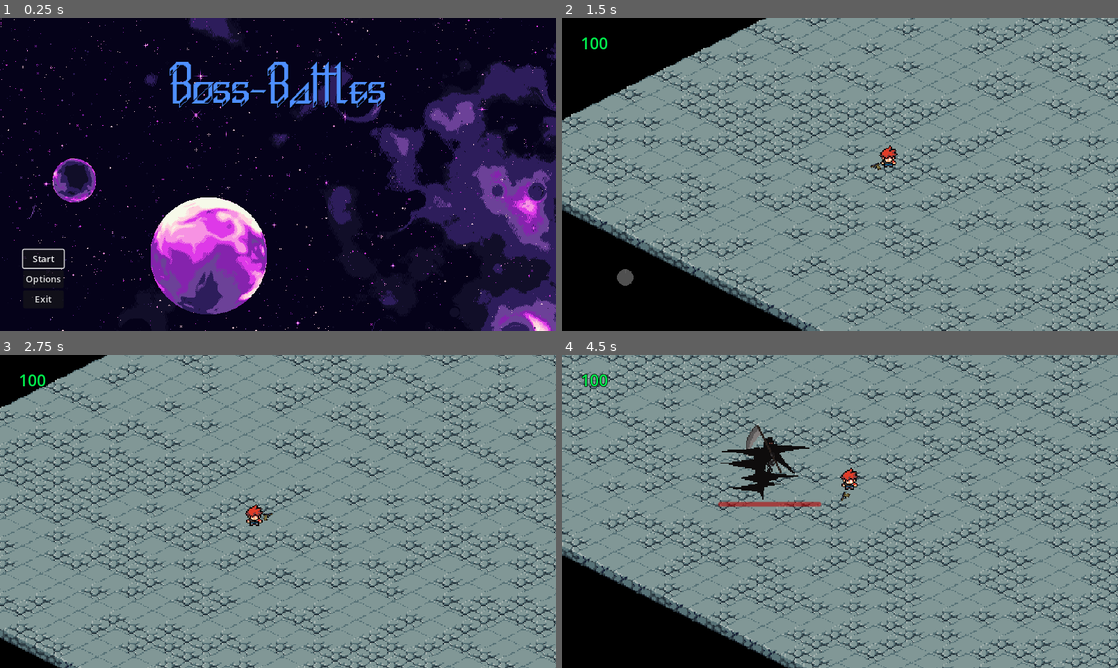
Above: before the commit, frames 1-4 (two rows, left to right).
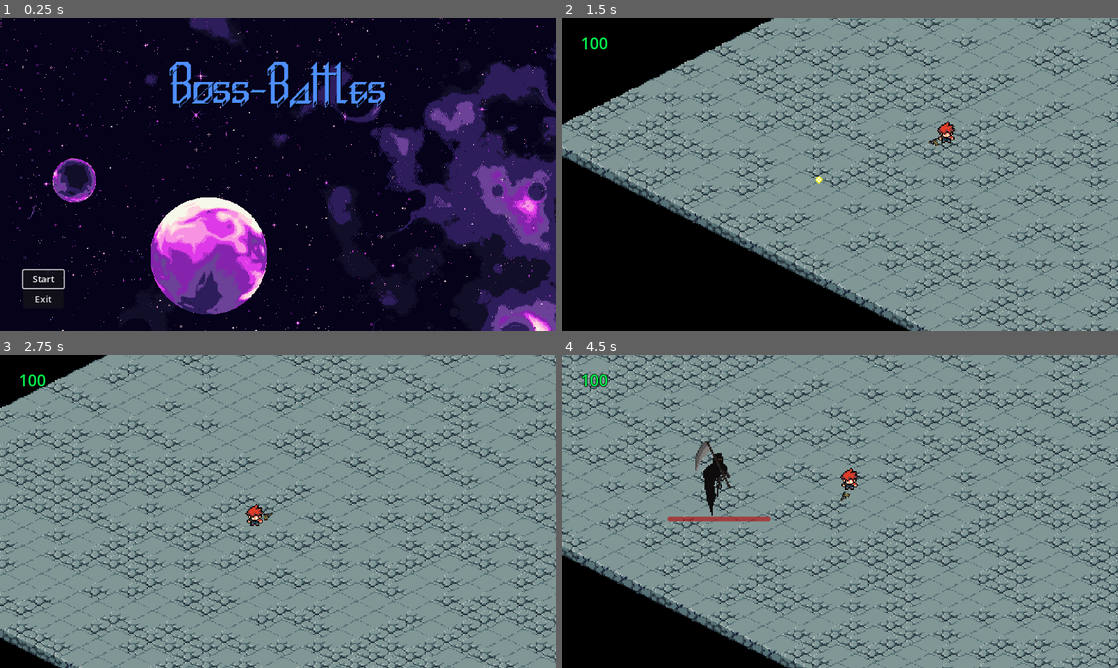
Above: after the commit, the same moments.

Repository: gifcha/boss-battles
Game: Godot game, scene res://scenes/ui/gui_main_menu.tscn
Two runs of this game, one before a commit and one after it. Both use one fixed random seed, a clock stepped at 60 frames per second and the inputs below.
Inputs (mouse positions are in pixels of both pictures, inside the frame that each line leads up to):
- Up to frame 1 (0.25 s): no input
- Up to frame 2 (1.5 s): click (606, 277) at 0.5 s, where only the run before the commit has a clickable "Options"; click (606, 259) at 1.25 s, where only the run before the commit has a clickable "Start"
- Up to frame 3 (2.75 s): move the mouse to (400, 495) at 2.02 s; hold D (action_right) from 2.03 s (still down); click (400, 495) at 2.1 s
- Up to frame 4 (4.5 s): move the mouse to (728, 527) at 2.77 s; release D (action_right) at 2.78 s; hold S (action_down) 2.78-3.53 s; right-click (728, 527) at 2.85 s; move the mouse to (895, 442) at 3.52 s; hold D (action_right) 3.53-4.28 s; click (895, 442) at 3.6 s; move the mouse to (812, 574) at 4.27 s; hold W (action_up) from 4.28 s (still down); right-click (812, 574) at 4.35 s

The runs differ from the first frame. In frame 1, 0.4% of the frame differs, in the area x 3-12%, y 73-87%; in frame 2, 44%, in the area x 0-100%, y 0-100%; in frame 3, 4.8%; in frame 4, 2.3%.

Commit message:
Removed options button
yes

Diff:
--- a/project.godot
+++ b/project.godot
@@ -27,6 +27,7 @@
 
 window/size/viewport_width=960
 window/size/viewport_height=540
+window/size/mode=4
 window/stretch/mode="canvas_items"
 window/vsync/vsync_mode=0
 
--- a/scenes/ui/gui_main_menu.tscn
+++ b/scenes/ui/gui_main_menu.tscn
@@ -53,10 +53,6 @@
 focus_neighbor_top = NodePath("../QuitButton")
 text = "Start"
 
-[node name="OptionsButton" type="Button" parent="VBoxContainer"]
-layout_mode = 2
-text = "Options"
-
 [node name="QuitButton" type="Button" parent="VBoxContainer"]
 layout_mode = 2
 size_flags_vertical = 4
@@ -83,5 +79,4 @@
 autoplay = true
 
 [connection signal="pressed" from="VBoxContainer/StartButton" to="." method="_on_start_button_pressed"]
-[connection signal="pressed" from="VBoxContainer/OptionsButton" to="." method="_on_options_button_pressed"]
 [connection signal="pressed" from="VBoxContainer/QuitButton" to="." method="_on_quit_button_pressed"]
